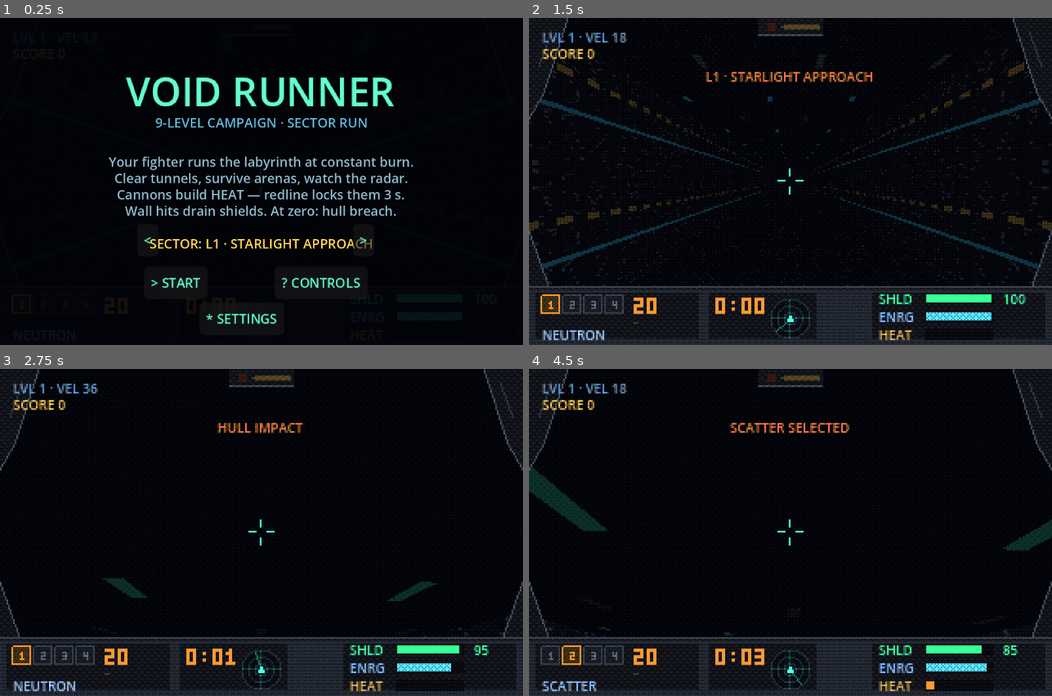
Above: before the commit, frames 1-4 (two rows, left to right).
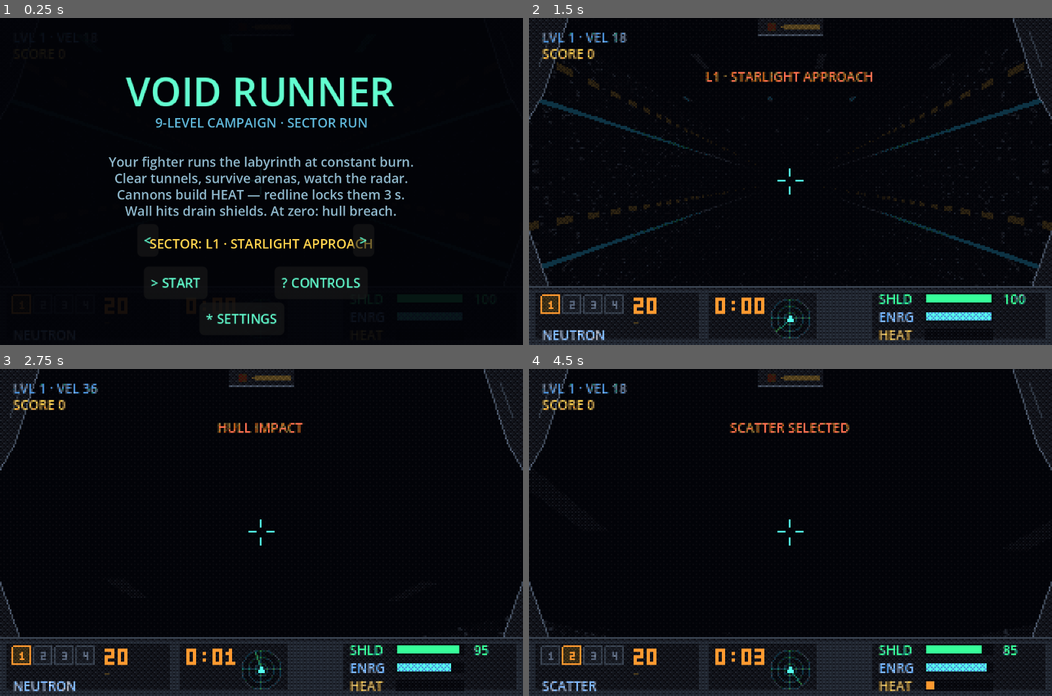
Above: after the commit, the same moments.

Repository: NCSTATEPACK16/VoidRunner
Game: Godot game, scene res://scenes/game.tscn
Two runs of this game, one before a commit and one after it. Both use one fixed random seed, a clock stepped at 60 frames per second and the inputs below.
Inputs (mouse positions are in pixels of both pictures, inside the frame that each line leads up to):
- Up to frame 1 (0.25 s): no input
- Up to frame 2 (1.5 s): click "> START" at 0.5 s; click "> LAUNCH" at 1.25 s
- Up to frame 3 (2.75 s): move the mouse to (287, 532) at 2.02 s; hold Up (steer_up) from 2.03 s (still down); hold W (boost) from 2.03 s (still down); click (287, 532) at 2.17 s
- Up to frame 4 (4.5 s): keep holding Up (steer_up); move the mouse to (764, 532) at 2.77 s; release W (boost) at 2.78 s; tap Space (fire) at 2.85 s; move the mouse to (800, 525) at 3.52 s; tap 1 (weapon_1) at 3.6 s; move the mouse to (785, 539) at 4.27 s; tap 2 (weapon_2) at 4.35 s; click (785, 539) at 4.42 s

The runs differ from the first frame. In frame 2, 0.4% of the frame differs, in the area x 0-100%, y 5-67%; in frame 3, 0.4%; in frame 4, 1.3%, in the area x 0-100%, y 30-82%.

Commit message:
K1: fog-to-black light diminishing, per-zone moods, flicker/strobe arena lights
Co-Authored-By: Claude Fable 5 <noreply@anthropic.com>

Diff:
--- a/scripts/game.gd
+++ b/scripts/game.gd
@@ -23,6 +23,7 @@
 var overlays: Overlays
 var view: SubViewport
 var dither_layer: CanvasLayer   # Phase H: toggled by the settings menu
+var env: Environment            # K1: per-level fog/ambient moods retune this
 
 var _fire_cd := 0.0
 var _lowfire_cd := 0.0   # rate-limits the "LOW ENERGY"/"NO MISSILES" nag (I1/I2)
@@ -126,21 +127,35 @@
 	add_child(container)
 
 
+## K1/G3: light diminishing — surfaces dissolve into PURE black with distance (no
+## blue tint anywhere), low ambient so unlit pockets read as real shadow. Per-theme
+## fog distance and ambient tint are applied on top in _apply_theme_mood.
 func _build_environment() -> void:
-	var env := Environment.new()
+	env = Environment.new()
 	env.background_mode = Environment.BG_COLOR
-	env.background_color = Color("02030a")
+	env.background_color = Color.BLACK
 	env.ambient_light_source = Environment.AMBIENT_SOURCE_COLOR
-	env.ambient_light_color = Color("2a3140")
-	env.ambient_light_energy = 0.9
+	env.ambient_light_color = Color("16181e")
+	env.ambient_light_energy = 0.75
 	env.fog_enabled = true
 	env.fog_mode = Environment.FOG_MODE_DEPTH
-	env.fog_light_color = Color("02030a")
-	env.fog_depth_begin = 12.0
-	env.fog_depth_end = 150.0
+	env.fog_light_color = Color.BLACK
+	env.fog_depth_begin = 10.0
+	env.fog_depth_end = 100.0
 	var we := WorldEnvironment.new()
 	we.environment = env
 	view.add_child(we)
+
+
+## K1/V-10: sector lighting mood — each zone theme can tighten the fog and tint
+## the ambient floor. Boss rooms are wider than most fog ranges, so boss levels
+## get a slack floor to keep the far wall (and the boss) readable.
+func _apply_theme_mood(theme: Dictionary, level: LevelDef) -> void:
+	var fog_end: float = theme.get("fog_end", 100.0)
+	if level.kind == "boss":
+		fog_end = maxf(fog_end, 110.0)
+	env.fog_depth_end = fog_end
+	env.ambient_light_color = theme.get("amb", Color("16181e"))
 
 
 ## Phase G2: palette-quantize + Bayer-dither the finished frame (3D + HUD, not the
@@ -178,7 +193,9 @@
 	enemy_mgr.level = level
 	pickup_mgr.path = path
 	var theme: Dictionary = TextureGen.THEMES[level.theme_id]
-	world.rebuild(path, TextureGen.theme_set(level.theme_id, level.level_seed), theme.accent)
+	_apply_theme_mood(theme, level)
+	world.rebuild(path, TextureGen.theme_set(level.theme_id, level.level_seed),
+		theme.accent, theme.accent2)
 	player.world = world
 	enemy_mgr.clear_all()
 	shot_mgr.clear_all()
--- a/scripts/texture_gen.gd
+++ b/scripts/texture_gen.gd
@@ -6,30 +6,38 @@
 const SIZE := 64
 
 ## Zone themes (PLAN.md E6): each campaign level picks one so the sectors read differently.
+## K1/V-10 mood keys: "fog_end" = fog-to-black distance (shorter = more oppressive),
+## "amb" = ambient tint at the low K1 energy floor. Both optional (game.gd defaults).
 static var THEMES := {
 	"tech": {
 		"base": Palette.GREY_2, "dark": Palette.GREY_0, "mid": Palette.GREY_3,
 		"light": Palette.GREY_5, "accent": Palette.CYAN_2, "accent2": Palette.ORANGE_2,
+		"fog_end": 100.0, "amb": Color("16181e"),
 	},
 	"navy": {
 		"base": Palette.NAVY_1, "dark": Palette.NAVY_0, "mid": Palette.NAVY_2,
 		"light": Palette.BLUE_1, "accent": Palette.CYAN_3, "accent2": Palette.RED_3,
+		"fog_end": 95.0, "amb": Color("121527"),
 	},
 	"rock": {
 		"base": Palette.ROCK_1, "dark": Palette.ROCK_0, "mid": Palette.ROCK_2,
 		"light": Palette.ROCK_4, "accent": Palette.ORANGE_2, "accent2": Palette.CYAN_2,
+		"fog_end": 85.0, "amb": Color("1a1710"),
 	},
 	"hive": {
 		"base": Palette.RED_0, "dark": Palette.VOID_1, "mid": Palette.GREY_2,
 		"light": Palette.RED_1, "accent": Palette.RED_3, "accent2": Palette.ORANGE_2,
+		"fog_end": 70.0, "amb": Color("1d0f0f"),
 	},
 	"void": {
 		"base": Palette.GREY_1, "dark": Palette.VOID_0, "mid": Palette.NAVY_1,
 		"light": Palette.GREY_4, "accent": Palette.CYAN_3, "accent2": Palette.RED_3,
+		"fog_end": 75.0, "amb": Color("0e1016"),
 	},
 	"ice": {
 		"base": Palette.CYAN_0, "dark": Palette.VOID_1, "mid": Palette.NAVY_1,
 		"light": Palette.BLUE_1, "accent": Palette.CYAN_3, "accent2": Palette.ORANGE_2,
+		"fog_end": 115.0, "amb": Color("141c26"),
 	},
 }
 
--- a/scripts/world_builder.gd
+++ b/scripts/world_builder.gd
@@ -14,12 +14,14 @@
 var path: PathGen
 var mats: Dictionary            # {wall, floor, ceil} StandardMaterial3D
 var accent_color := Color("55ffee")
+var accent2_color := Color("ff5533")
 
 var _chunks: Array[Dictionary] = []      # {node, start, end}
 var _built_up_to := 0
 var _caps: Array[MeshInstance3D] = []
 var _doors := {}                          # arena_id -> {node, ring, open}
-var _lights: Array[Dictionary] = []       # {light, idx}
+var _lights: Array[Dictionary] = []       # {light, idx, mode, phase, energy}
+var _light_t := 0.0
 var _portal: Node3D
 var _portal_ring: MeshInstance3D
 var _portal_pulse := 0.0
@@ -27,11 +29,13 @@
 var portal_active := false
 
 
-func rebuild(new_path: PathGen, theme_mats: Dictionary, accent: Color) -> void:
+func rebuild(new_path: PathGen, theme_mats: Dictionary, accent: Color,
+		accent2: Color = Color("ff5533")) -> void:
 	clear_world()
 	path = new_path
 	mats = theme_mats
 	accent_color = accent
+	accent2_color = accent2
 	var initial: int = mini(CHUNK * 8, path.rings.size() - 1)
 	while _built_up_to + CHUNK <= initial:
 		_build_chunk(_built_up_to, _built_up_to + CHUNK)
@@ -81,6 +85,17 @@
 		_portal_pulse += delta * 3.0
 		_portal_ring.rotate_object_local(Vector3(0, 0, 1), delta * 1.6)
 		_portal.scale = Vector3.ONE * (1.0 + sin(_portal_pulse) * 0.05)
+	# K1/V-10: sector light moods — shimmering flicker and hard strobe. Energy-only
+	# animation: no material or shader variant changes, so it's WebGL-safe.
+	_light_t += delta
+	for l in _lights:
+		match l.mode:
+			"flicker":
+				l.light.light_energy = l.energy * (0.72 \
+					+ 0.28 * sin(_light_t * 13.0 + l.phase) * sin(_light_t * 7.3 + l.phase * 2.0))
+			"strobe":
+				l.light.light_energy = l.energy \
+					* (1.0 if fmod(_light_t + l.phase, 0.9) < 0.62 else 0.12)
 
 
 ## True when a closed door blocks travel at or before this ring.
@@ -191,13 +206,24 @@
 	for ri in range(s, e):
 		var ring: Dictionary = path.rings[ri]
 		if ring.arena_center and _lights.size() < MAX_ARENA_LIGHTS:
+			# K1/V-10: every 4th arena stays unlit — a shadow pocket where only the
+			# fog-to-black ambient reads and lurking enemies are radar-first contacts
+			if ring.arena_id % 4 == 3:
+				continue
 			var light := OmniLight3D.new()
-			light.light_color = Color("ff5533") if (ri % 2 == 0) else Color("3388ff")
+			light.light_color = accent2_color if (ri % 2 == 0) else accent_color
 			light.light_energy = 1.1
 			light.omni_range = 80.0
 			light.position = ring.p + ring.u * (ring.hh * 0.5)
 			add_child(light)
-			_lights.append({"light": light, "idx": ri})
+			# deterministic per-ring mood: most lights steady, some shimmer, a few strobe
+			var mode := "steady"
+			if ri % 3 == 0:
+				mode = "flicker"
+			elif ri % 7 == 0:
+				mode = "strobe"
+			_lights.append({"light": light, "idx": ri, "mode": mode,
+				"phase": float(ri % 13), "energy": 1.1})
 		# tunnel enemies spawn by chance as geometry streams in (arena enemies are
 		# pre-spawned deterministically by the game for exact door kill-counts)
 		if ri > 20 and ring.arena_id < 0:
